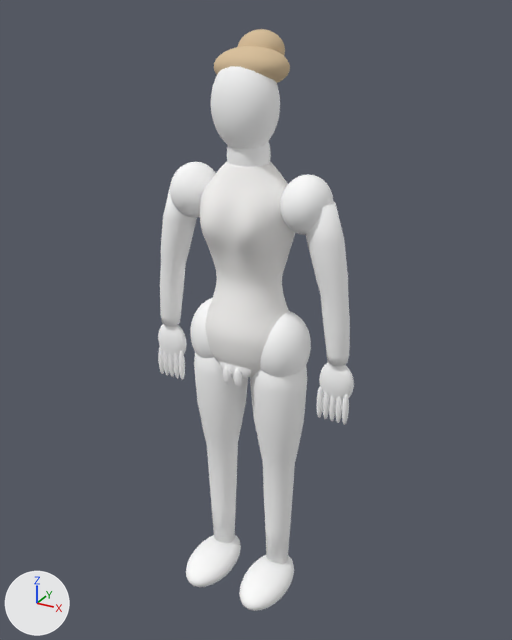
One commit to the glTF model world-creator/assets/sav-prototype.glb: the scene before it, then after it.
The view is the same before and after, from a camera (50 mm lens) standing at (0.997, -1.77, 1.931) and looking at (0.018, 0.01, 1.041). The axes (+X, +Y, +Z) are drawn at lower left. The lights are the same throughout. The older version comes first. Vertices at exactly the same position are counted once.
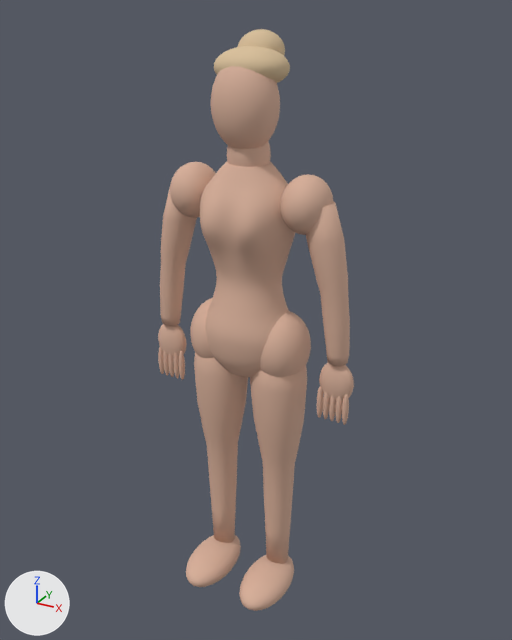
The change, as a diff of the scene's bpy script:
```diff
--- a/world-creator/assets/sav-prototype.glb.py
+++ b/world-creator/assets/sav-prototype.glb.py
@@ mat_sav_warm_golden_complexion @@
 mat_sav_warm_golden_complexion = principled_material('Sav warm golden complexion')
-mat_sav_warm_golden_complexion.base_color = (1.0, 1.0, 1.0)  # white #ffffff
+mat_sav_warm_golden_complexion.base_color = (0.69, 0.435, 0.325)  # beige #d8b09a
 mat_sav_warm_golden_complexion.roughness = 0.83
@@ me_sav_continuous_torso_mesh @@
 me_sav_continuous_torso_mesh.from_pydata(...)  # 2208 vertices, 4412 faces; spans x -0.155..0.155, y -0.136..0.118, z 0.88..1.53
 # used by ob_sav_continuous_torso; location = (0.0, 0.0, 0.0)
-me_sav_continuous_torso_mesh.materials.append(mat_sav_warm_golden_complexion_001)
+# me_sav_continuous_torso_mesh part 1: vertex colours changed
+me_sav_continuous_torso_mesh.materials.append(mat_sav_warm_golden_complexion)  # beige #d8b09a
@@ ob_left_external_pelvic_fold @@
-ob_left_external_pelvic_fold = bpy.data.objects.new('left external pelvic fold', me_sphere_005)
-ob_left_external_pelvic_fold.location = (0.0, 0.0, 0.0)
@@ ob_lower_pelvic_soft_tissue @@
-ob_lower_pelvic_soft_tissue = bpy.data.objects.new('lower pelvic soft tissue', me_sphere_004)
-ob_lower_pelvic_soft_tissue.location = (0.0, 0.0, 0.0)
@@ ob_right_external_pelvic_fold @@
-ob_right_external_pelvic_fold = bpy.data.objects.new('right external pelvic fold', me_sphere_006)
-ob_right_external_pelvic_fold.location = (0.0, 0.0, 0.0)
```

Where the change shows, as pixel boxes [x1, y1, x2, y2] in the pictures (512 x 640 px):
'Sav continuous torso', recoloured (white to beige)
    both: [200, 161, 295, 377]
'L joined leg', recoloured (white to beige)
    both: [250, 366, 307, 564]
'R joined leg', recoloured (white to beige)
    both: [194, 352, 248, 543]
'head', recoloured (white to beige)
    both: [211, 66, 280, 149]
'L joined arm', recoloured (white to beige)
    both: [306, 201, 350, 366]
'R joined arm', recoloured (white to beige)
    both: [160, 188, 197, 326]
'L hip transition', recoloured (white to beige)
    both: [260, 311, 311, 377]
'L shoulder transition', recoloured (white to beige)
    both: [280, 174, 333, 235]
'L foot', recoloured (white to beige)
    both: [239, 555, 294, 611]
'R foot', recoloured (white to beige)
    both: [186, 535, 241, 587]
'R shoulder transition', recoloured (white to beige)
    both: [170, 162, 216, 218]
'L hand', recoloured (white to beige)
    both: [319, 363, 354, 402]
'R hip transition', recoloured (white to beige)
    both: [190, 298, 213, 358]
'neck', recoloured (white to beige)
    both: [227, 141, 271, 167]
'R hand', recoloured (white to beige)
    both: [158, 324, 186, 358]
'lower pelvic soft tissue', deleted
    before: [220, 362, 251, 379]
'L finger 4', recoloured (white to beige)
    both: [342, 394, 349, 425]
'L finger 0', recoloured (white to beige)
    both: [316, 386, 323, 418]
'R finger 0', recoloured
    both: [179, 350, 185, 380]
'L finger 3', recoloured
    both: [335, 396, 343, 423]
'L finger 1', recoloured
    both: [323, 392, 330, 420]
'L finger 2', recoloured
    both: [329, 396, 336, 421]
'left external pelvic fold', deleted
    before: [234, 368, 242, 387]
'right external pelvic fold', deleted
    before: [223, 365, 231, 384]
'R finger 1', recoloured
    both: [173, 353, 180, 379]
'R finger 4', recoloured
    both: [158, 347, 164, 374]
'R finger 2', recoloured
    both: [168, 354, 174, 377]
'R finger 3', recoloured
    both: [163, 351, 169, 376]
